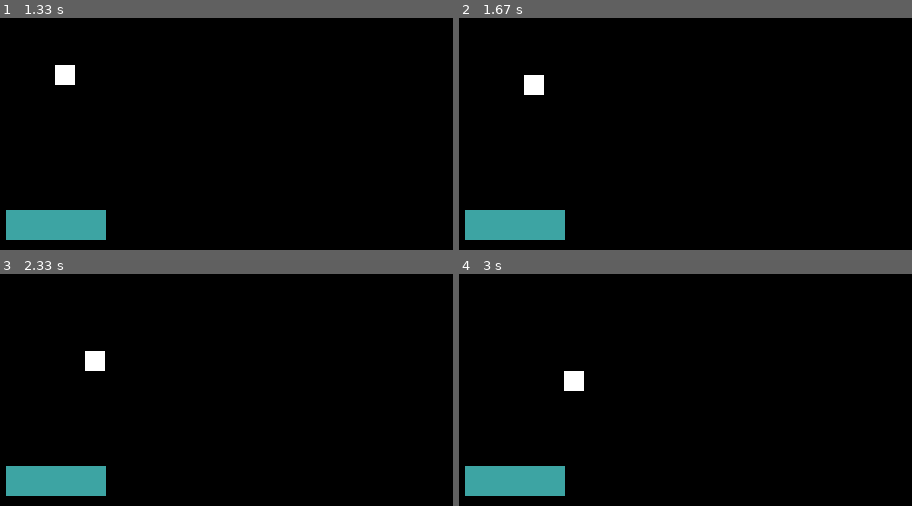
Above: before the commit, frames 1-4 (two rows, left to right).
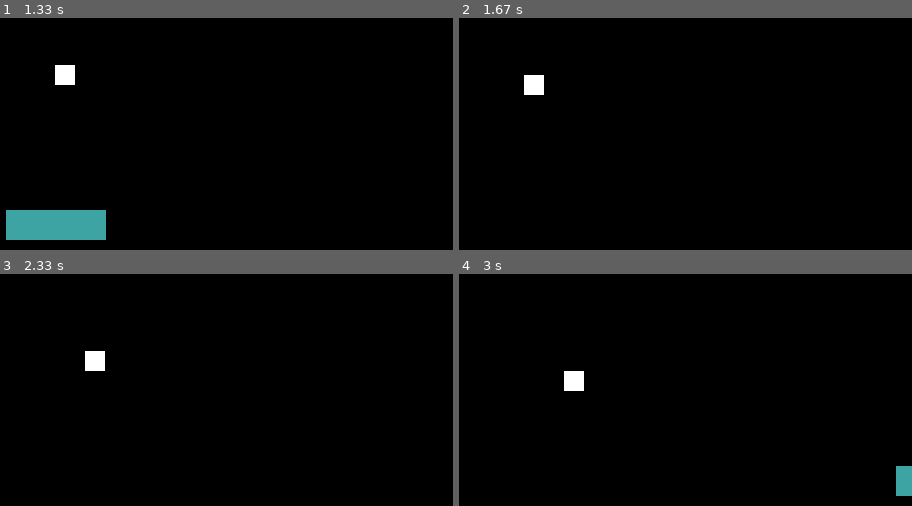
Above: after the commit, the same moments.

Repository: angelo-filho/activity-4-5
Game: pygame game, started from breakout/breakout.py
Two runs of this game, one before a commit and one after it. Both use one fixed random seed, a clock stepped at 60 frames per second and the inputs below.
Inputs:
- Up to frame 1 (1.33 s): hold Right 0.33-0.8 s
- Up to frame 2 (1.67 s): hold Left from 1.33 s (still down)
- Up to frame 3 (2.33 s): release Left at 1.87 s
- Up to frame 4 (3 s): hold Right 2.33-2.97 s

Frame 1 is identical in both runs. In frame 2, 2.9% of the frame differs, in the area x 1-24%, y 82-96%; in frame 3, 2.9%; in frame 4, 3.3%, in the area x 1-100%, y 82-96%.

Commit message:
Update: Function move right, move left

Diff:
--- a/breakout/breakout.py
+++ b/breakout/breakout.py
@@ -1,7 +1,11 @@
+import keyword
+from _hashlib import HASH
+
 import pygame
 
-width, height = 893, 680
-size = (width, height)
+
+WIDTH, HEIGHT = 893, 680
+size = (WIDTH, HEIGHT)
 screen = pygame.display.set_mode(size, pygame.RESIZABLE)
 background_colour = (0, 0, 0)
 screen.fill(background_colour)
@@ -9,10 +13,8 @@
 run = True
 clock = pygame.time.Clock()
 FPS = 60
-
-
-def move_bar():
-    pass
+color = 61, 164, 163
+bar = pygame.rect.Rect(screen.get_width() / 2, HEIGHT - 40, 100, 30)
 
 
 def move_ball():
@@ -41,7 +43,16 @@
 ball_dx = 1
 ball_dy = 1
 
-bar = pygame.rect.Rect(screen.get_width() / 2, height - 40, 100, 30)
+
+def move_right():
+    if bar.x > WIDTH - 16:
+        bar.x = WIDTH - 16
+
+
+def move_left():
+    if bar.x < WIDTH:
+        bar.x = WIDTH
+
 
 while run:
     for event in pygame.event.get():
@@ -50,9 +61,17 @@
 
     move_ball()
 
+    keys = pygame.key.get_pressed()
+    if keys[pygame.K_LEFT]:
+        move_left()
+
+    if keys[pygame.K_RIGHT]:
+        move_right()
+
     screen.fill((0, 0, 0))
     pygame.draw.rect(screen, (255, 255, 255), ball)
     pygame.draw.rect(screen, (61, 164, 163), bar)
+    pygame.draw.rect(screen, color, bar)
 
     pygame.display.flip()
     pygame.display.update()
